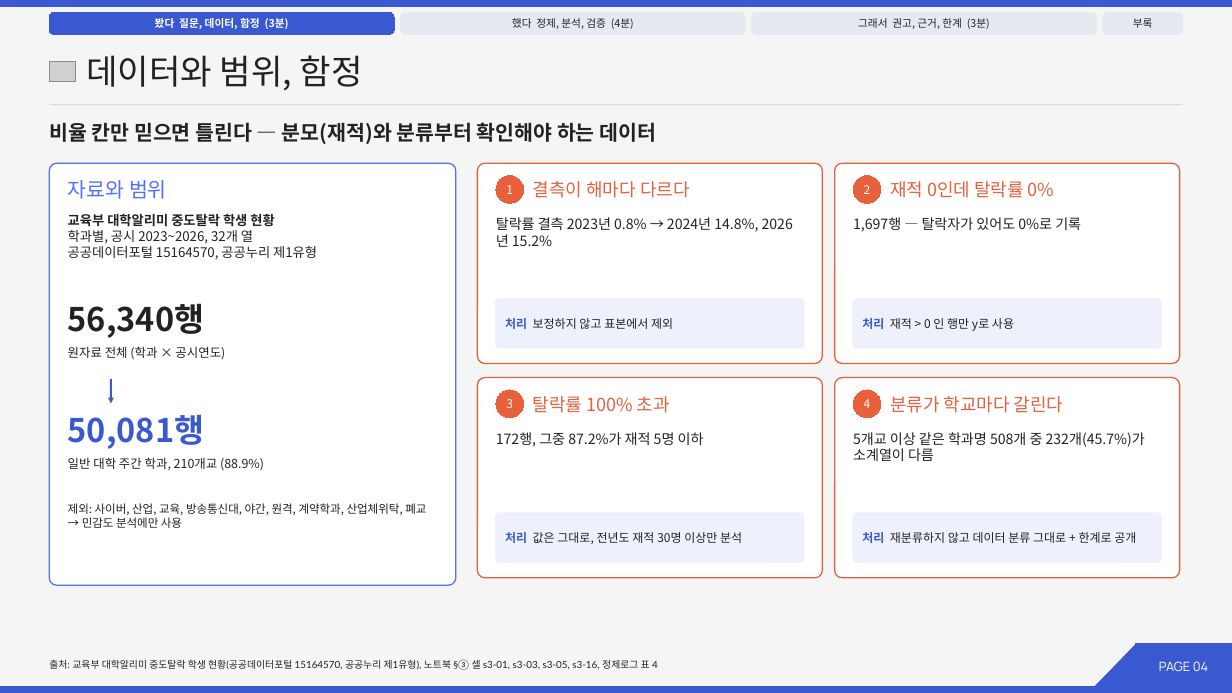
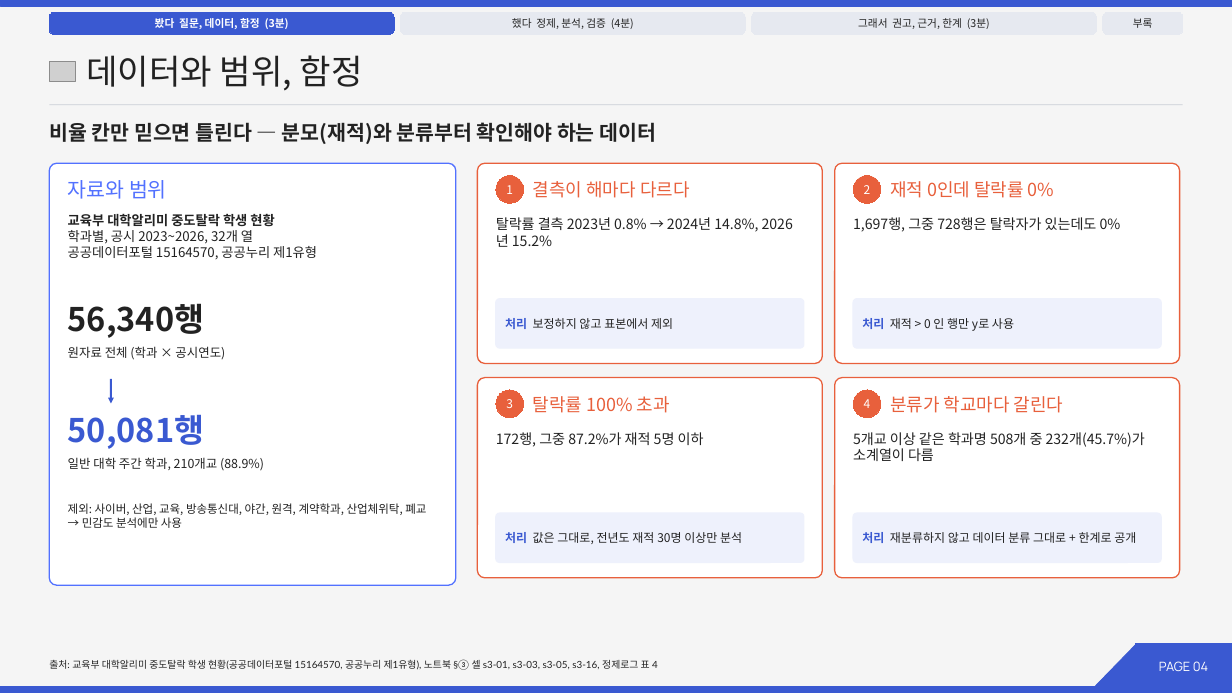
Before and after one commit to 202103116-stack/university-dropout-risk-analysis, a slide deck: slide 4 of slides/14조_발표.pptx. Drawn at 1232x693 pixels with LibreOffice and Linux fonts; fonts in the diff are those of the drawing; grey boxes stand for pictures. Boxes give left, top, right and bottom in pixels: in the first picture for what was removed or moved away, otherwise in the second. Text is boxed around its words. In the diff, an @@ line names an element or a change of style, - is before the commit and + after.

```diff
--- a/slides/14조_발표.pptx
+++ b/slides/14조_발표.pptx
@@ text at (853, 217, 1121, 232): text changed @@
-1,697행 — 탈락자가 있어도 0%로 기록
+1,697행, 그중 728행은 탈락자가 있는데도 0%
```
Also in this commit, not shown: 2 other slides changed, 10 other files.
